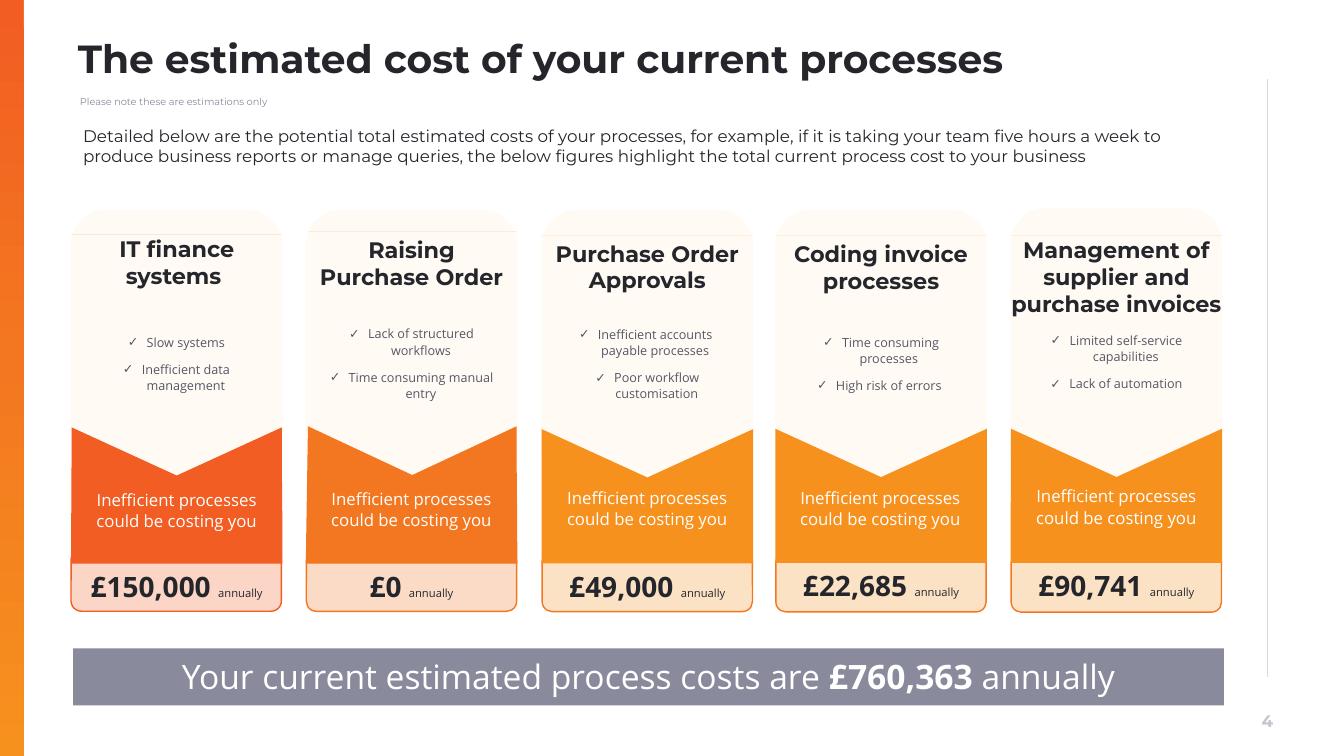
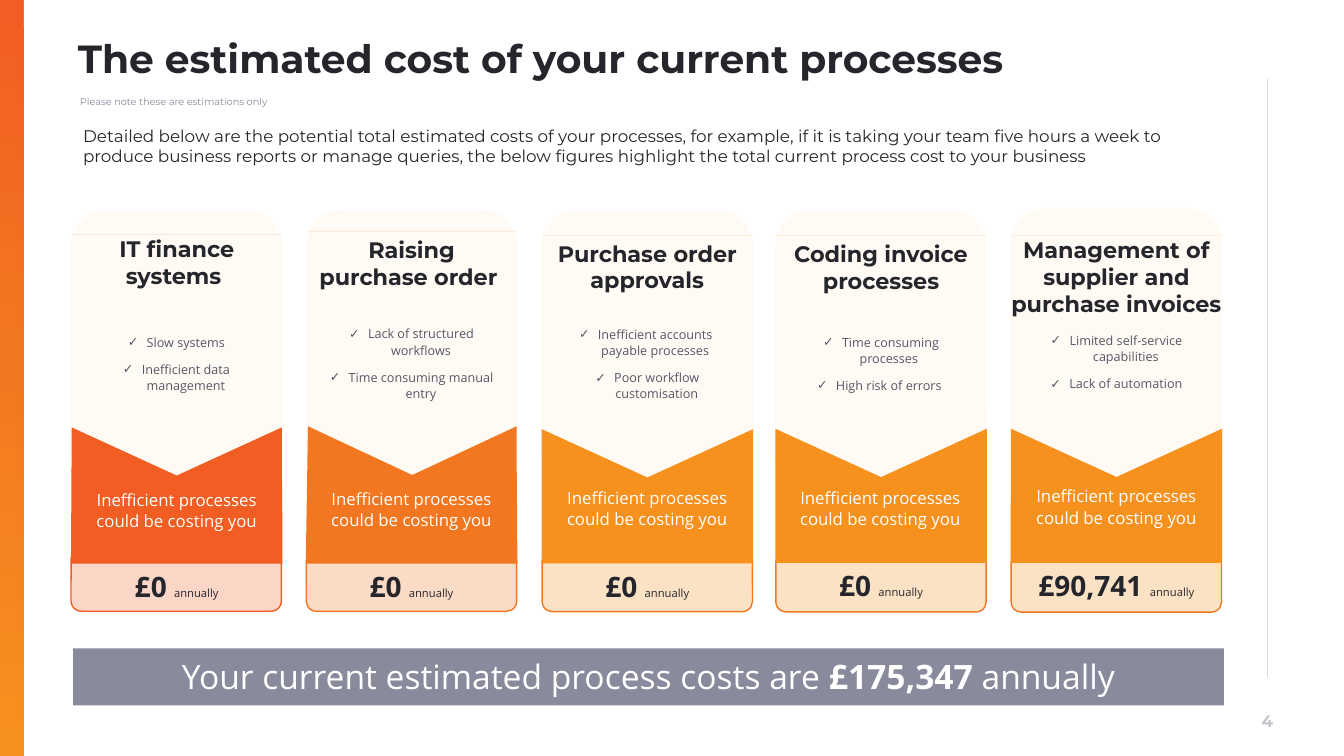
Before and after one commit to muratozdemirpiblo/ppt-api, a slide deck: slide 4 of output.pptx. Drawn at 1344x756 pixels with LibreOffice and Linux fonts; fonts in the diff are those of the drawing; background and template pictures are left out. Boxes give left, top, right and bottom in pixels: in the first picture for what was removed or moved away, otherwise in the second. Text is boxed around its words. In the diff, an @@ line names an element or a change of style, - is before the commit and + after.

```diff
--- a/output.pptx
+++ b/output.pptx
@@ text at (319, 240, 497, 290): text changed @@
-Raising Purchase Order
+Raising purchase order
@@ text at (558, 245, 737, 293): text changed @@
-Purchase Order Approvals
+Purchase order approvals
@@ text at (135, 576, 218, 600): text changed; size 20 to 8 pt; bold off @@
-£150,000 annually
+£0 annually
@@ text at (605, 576, 689, 600): text changed @@
-£49,000 annually
+£0 annually
@@ text at (839, 575, 922, 599): text changed @@
-£22,685 annually
+£0 annually
@@ text at (182, 663, 1115, 697): text changed @@
-Your current estimated process costs are £760,363 annually
+Your current estimated process costs are £175,347 annually
```
Also in this commit, not shown: 7 other slides changed, 1 other file.
